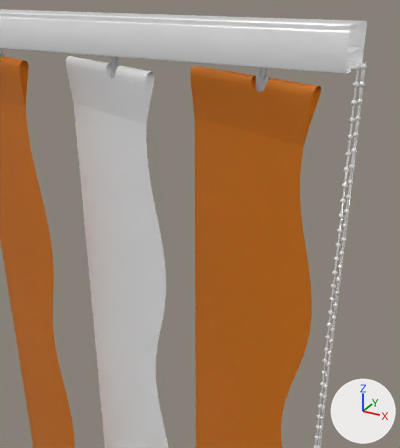
Renders of the glTF model models/products/Wavelines (gleichlaeufig).glb from each side of a commit.
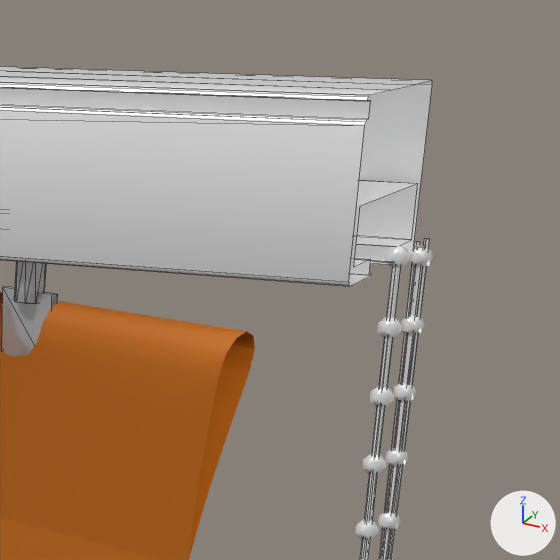
Each version is shown from a 50 mm lens placed at (1.078, -0.357, 1.022), pointed at (0.929, -0.086, 0.886), then close up on the part from 64% to 100% of the width and 0% to 32% of the height. Arrows for +X, +Y and +Z are at lower right; the lights stay in place. The close-ups show mesh edges as thin lines. Where no turn or scale is listed for an object, it has been applied to the vertices.
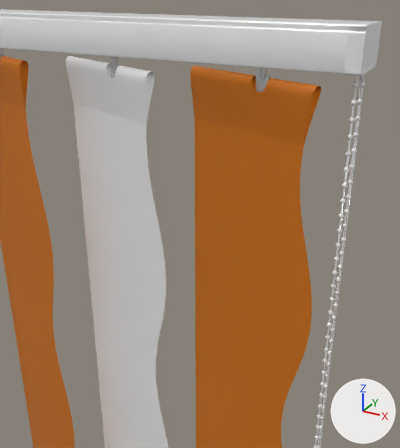
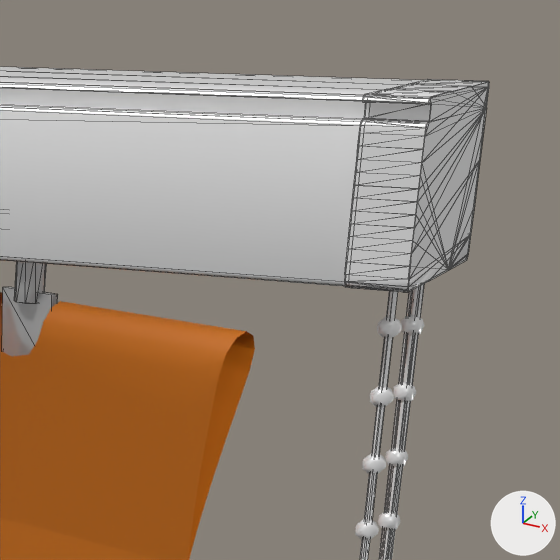
What differs and where, as boxes [x1, y1, x2, y2] in the close-ups (560 x 560 px):
```json
{"object": "Cube.042", "change": "added", "after": [344, 79, 489, 292]}
```

Scene script edits in JSON lines:
```json
{"op": "add", "block": "me_cube_043", "code": ["me_cube_043 = bpy.data.meshes.new('Cube.043')", "me_cube_043.from_pydata(...)  # 216 vertices, 424 faces; spans x -0.0005..0.0093, y -0.02..0.0201, z -0.0159..0.0121", "me_cube_043.materials.append(mat_schiene_001)  # white #ffffff"]}
{"op": "add", "block": "ob_cube_042", "code": ["ob_cube_042 = bpy.data.objects.new('Cube.042', me_cube_043)", "ob_cube_042.location = (0.9906, 0.0, 0.9868)"]}
```
